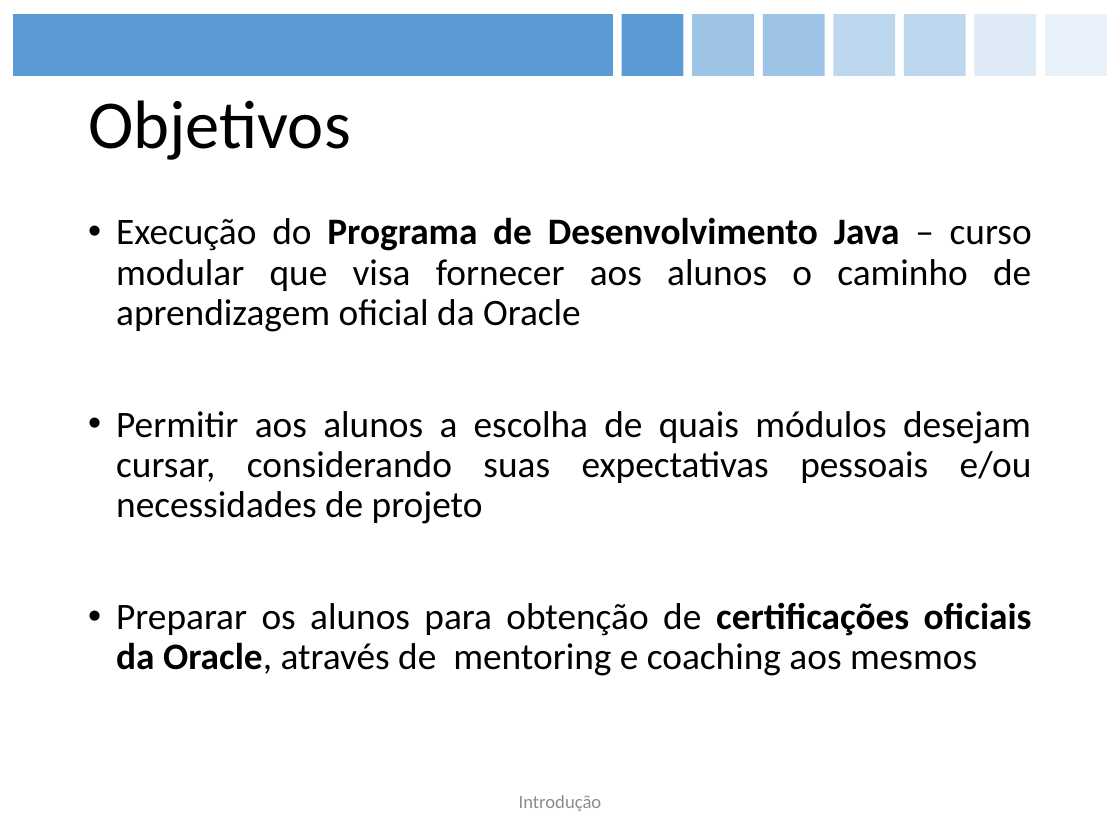
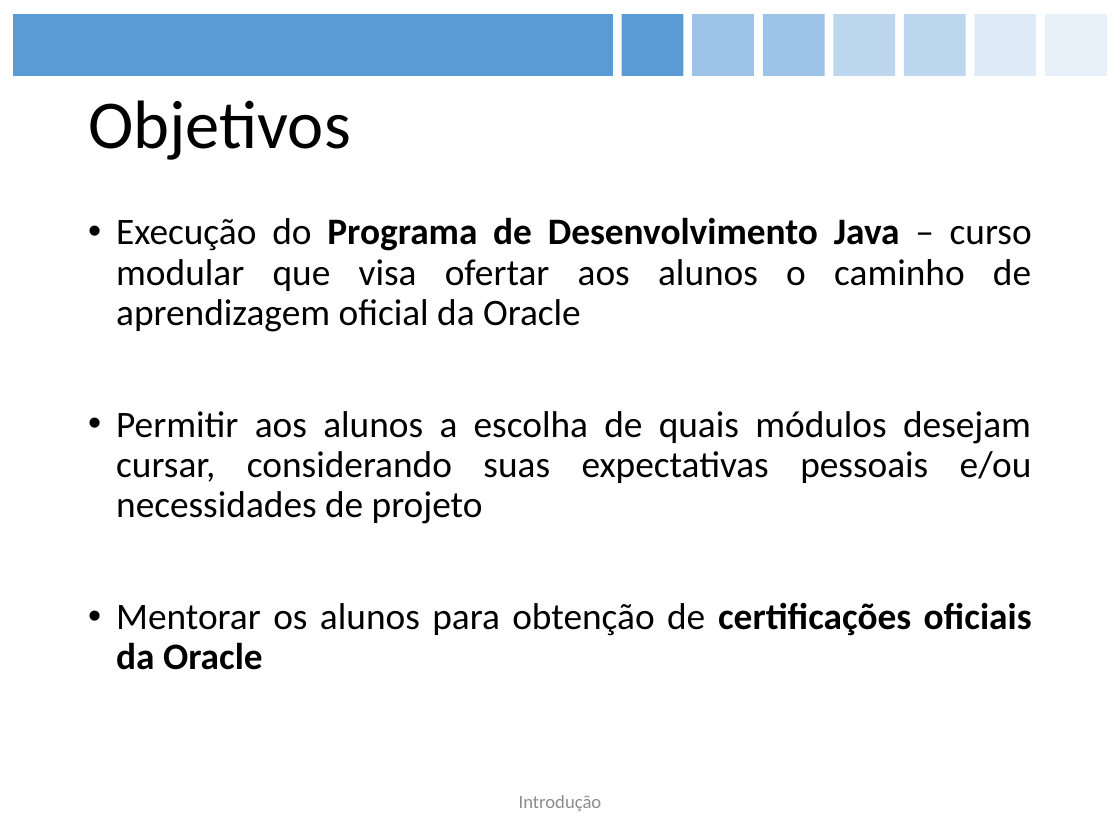
Before and after one commit to figueiredojrr/treinamentoJavaSeOcaAgosto, a slide deck: slide 3 of TreinamentoJavaSeOca/documentos/apresentação/OCA.pptx. Drawn at 1120x840 pixels with LibreOffice and Linux fonts; fonts in the diff are those of the drawing. Boxes give left, top, right and bottom in pixels: in the first picture for what was removed or moved away, otherwise in the second. Text is boxed around its words. In the diff, an @@ line names an element or a change of style, - is before the commit and + after.

```diff
--- a/TreinamentoJavaSeOca/documentos/apresentação/OCA.pptx
+++ b/TreinamentoJavaSeOca/documentos/apresentação/OCA.pptx
@@ text at bbox=[116, 217, 1032, 332]: text changed @@
-• Execução do Programa de Desenvolvimento Java – curso modular que visa fornecer aos alunos o caminho de aprendizagem oficial da Oracle
+• Execução do Programa de Desenvolvimento Java – curso modular que visa ofertar aos alunos o caminho de aprendizagem oficial da Oracle
@@ text at bbox=[116, 602, 1032, 670]: text changed @@
-• Preparar os alunos para obtenção de certificações oficiais da Oracle, através de mentoring e coaching aos mesmos
+• Mentorar os alunos para obtenção de certificações oficiais da Oracle
```
Also in this commit, not shown: 22 other slides changed, 1 slide added, 1 slide removed.
